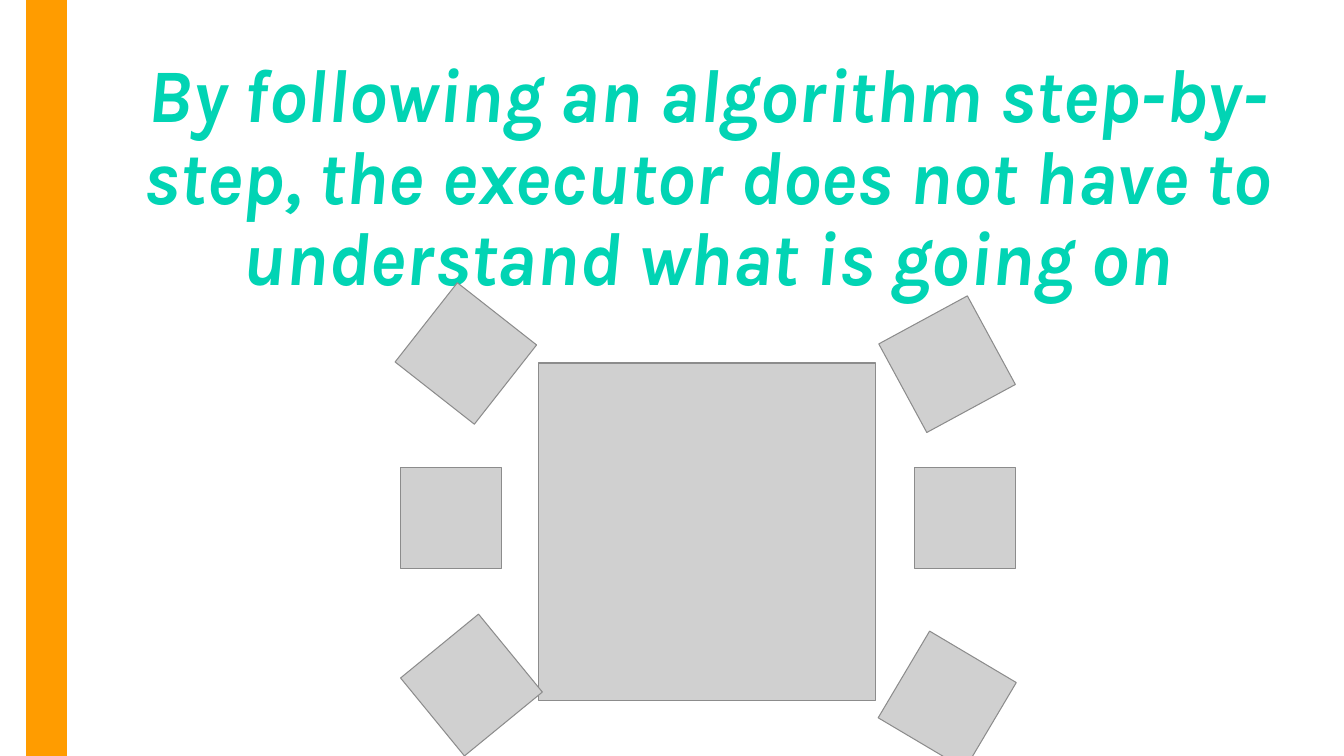
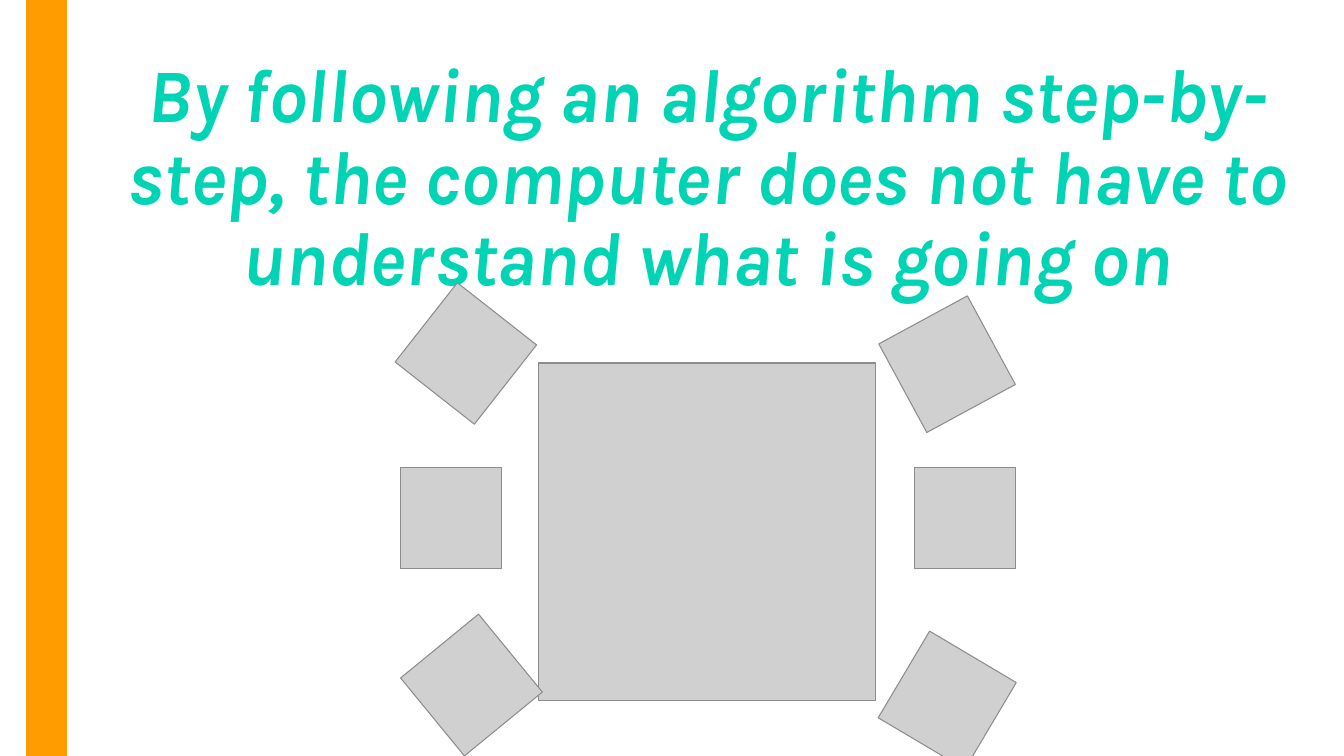
Before and after one commit to OMardil/CS1_2023_EN, a slide deck: slide 10 of MOD03-Algorithms/01 Presentacion/MOD3-Algoritmos_y_Diagramas.pptx (slide 9 before the commit). Drawn at 1344x756 pixels with LibreOffice and Linux fonts; fonts in the diff are those of the drawing; grey boxes stand for pictures. Boxes give left, top, right and bottom in pixels: in the first picture for what was removed or moved away, otherwise in the second. Text is boxed around its words. In the diff, an @@ line names an element or a change of style, - is before the commit and + after.

```diff
--- a/MOD03-Algorithms/01 Presentacion/MOD3-Algoritmos_y_Diagramas.pptx
+++ b/MOD03-Algorithms/01 Presentacion/MOD3-Algoritmos_y_Diagramas.pptx
@@ title at (x1=128, y1=68, x2=1287, y2=304): text changed @@
-By following an algorithm step-by-step, the executor does not have to understand what is going on
+By following an algorithm step-by-step, the computer does not have to understand what is going on
```
Also in this commit, not shown: 3 other slides changed, 8 other files.
